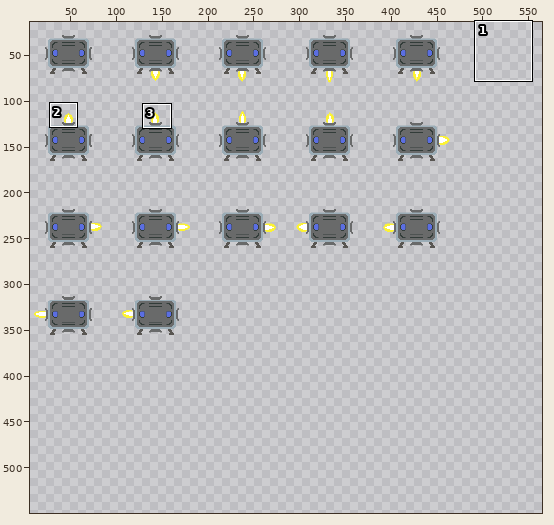
File history of a sprite sheet, public/assets/sprite_rocket_omin.png. Above: a wide view before the commit, with the close-up outlined.
Close-up. Before:
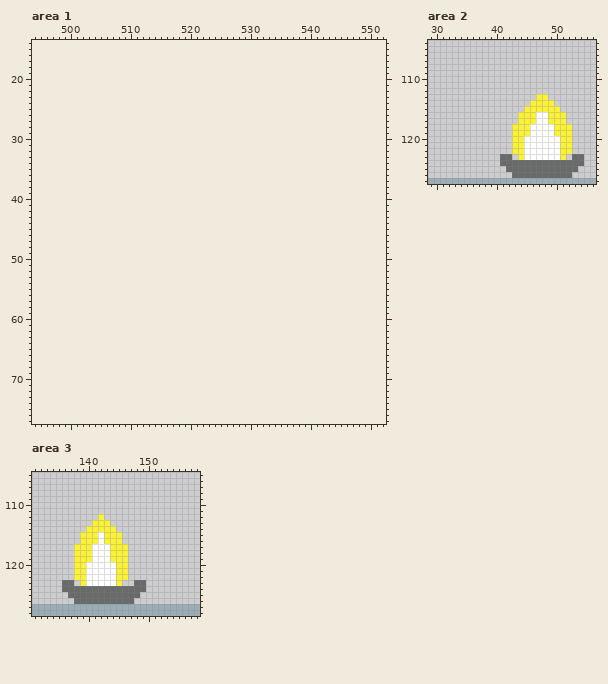
The file is 476x381 pixels. Shown: area 1: x 494..552, y 14..77; area 2: x 29..56, y 104..127; area 3: x 131..158, y 105..128. The old version is drawn lined up with the new one, on the new canvas. The wide view leaves out empty margins. The commit also changed other parts of the picture, which this record leaves out.
Once edited:
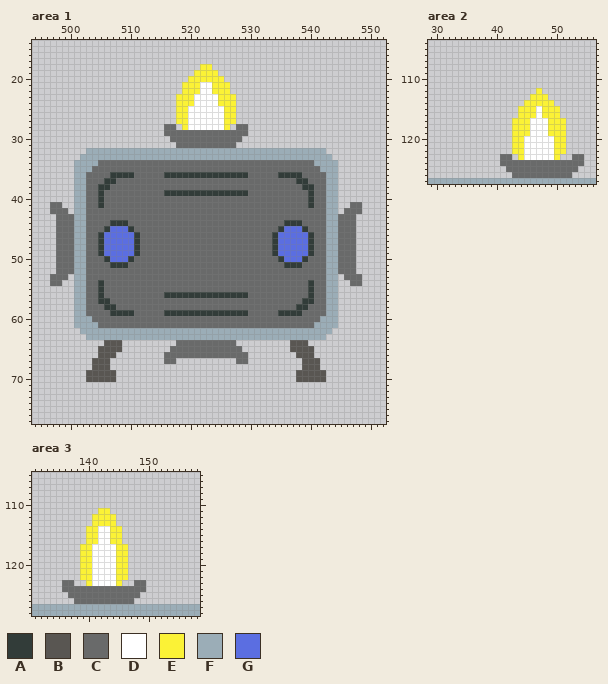
Palette (. is transparent): A #323c39  B #595652  C #696a6a  D #ffffff  E #fbf236  F #9badb7  G #5b6ee1
Difference:
canvas 476x381 -> 571x571
Changed rows in their new state; - is an unchanged pixel.
Area 1:
first column x 497:
18 -------------------------EE-------------------------
19 ------------------------EEEE------------------------
20 -----------------------EEEEEE-----------------------
21 ----------------------EEEDDEEE----------------------
22 ----------------------EEEDDEEE----------------------
23 ---------------------EEEDDDDEEE---------------------
24 ---------------------EEEDDDDEEE---------------------
25 ---------------------EEDDDDDDEE---------------------
26 ---------------------EEDDDDDDEE---------------------
27 ---------------------EEDDDDDDEE---------------------
28 -------------------CC-EDDDDDDE-CC-------------------
29 -------------------CCCCCCCCCCCCCC-------------------
30 --------------------CCCCCCCCCCCC--------------------
31 ---------------------CCCCCCCCCC---------------------
32 ------FFFFFFFFFFFFFFFFFFFFFFFFFFFFFFFFFFFFFFFF------
33 -----FFFFFFFFFFFFFFFFFFFFFFFFFFFFFFFFFFFFFFFFFF-----
34 ----FFFFCCCCCCCCCCCCCCCCCCCCCCCCCCCCCCCCCCCCFFFF----
35 ----FFFCCCCCCCCCCCCCCCCCCCCCCCCCCCCCCCCCCCCCCFFF----
36 ----FFCCCCAAAACCCCCAAAAAAAAAAAAAACCCCCAAAACCCCFF----
37 ----FFCCCAACCCCCCCCCCCCCCCCCCCCCCCCCCCCCCAACCCFF----
38 ----FFCCAACCCCCCCCCCCCCCCCCCCCCCCCCCCCCCCCAACCFF----
39 ----FFCCACCCCCCCCCCAAAAAAAAAAAAAACCCCCCCCCCACCFF----
40 ----FFCCACCCCCCCCCCCCCCCCCCCCCCCCCCCCCCCCCCACCFF----
41 CC--FFCCACCCCCCCCCCCCCCCCCCCCCCCCCCCCCCCCCCACCFF--CC
42 CCC-FFCCCCCCCCCCCCCCCCCCCCCCCCCCCCCCCCCCCCCCCCFF-CCC
43 -CCCFFCCCCCCCCCCCCCCCCCCCCCCCCCCCCCCCCCCCCCCCCFFCCC-
44 -CCCFFCCCCAAACCCCCCCCCCCCCCCCCCCCCCCCCCAAACCCCFFCCC-
45 -CCCFFCCCAGGGACCCCCCCCCCCCCCCCCCCCCCCCAGGGACCCFFCCC-
46 -CCCFFCCAGGGGGACCCCCCCCCCCCCCCCCCCCCCAGGGGGACCFFCCC-
47 -CCCFFCCAGGGGGACCCCCCCCCCCCCCCCCCCCCCAGGGGGACCFFCCC-
48 -CCCFFCCAGGGGGACCCCCCCCCCCCCCCCCCCCCCAGGGGGACCFFCCC-
49 -CCCFFCCAGGGGGACCCCCCCCCCCCCCCCCCCCCCAGGGGGACCFFCCC-
50 -CCCFFCCCAGGGACCCCCCCCCCCCCCCCCCCCCCCCAGGGACCCFFCCC-
51 -CCCFFCCCCAAACCCCCCCCCCCCCCCCCCCCCCCCCCAAACCCCFFCCC-
52 -CCCFFCCCCCCCCCCCCCCCCCCCCCCCCCCCCCCCCCCCCCCCCFFCCC-
53 CCC-FFCCCCCCCCCCCCCCCCCCCCCCCCCCCCCCCCCCCCCCCCFF-CCC
54 CC--FFCCACCCCCCCCCCCCCCCCCCCCCCCCCCCCCCCCCCACCFF--CC
55 ----FFCCACCCCCCCCCCCCCCCCCCCCCCCCCCCCCCCCCCACCFF----
56 ----FFCCACCCCCCCCCCAAAAAAAAAAAAAACCCCCCCCCCACCFF----
57 ----FFCCAACCCCCCCCCCCCCCCCCCCCCCCCCCCCCCCCAACCFF----
58 ----FFCCCAACCCCCCCCCCCCCCCCCCCCCCCCCCCCCCAACCCFF----
59 ----FFCCCCAAAACCCCCAAAAAAAAAAAAAACCCCCAAAACCCCFF----
60 ----FFFCCCCCCCCCCCCCCCCCCCCCCCCCCCCCCCCCCCCCCFFF----
61 ----FFFFCCCCCCCCCCCCCCCCCCCCCCCCCCCCCCCCCCCCFFFF----
62 -----FFFFFFFFFFFFFFFFFFFFFFFFFFFFFFFFFFFFFFFFFF-----
63 ------FFFFFFFFFFFFFFFFFFFFFFFFFFFFFFFFFFFFFFFF------
64 ---------BBB---------CCCCCCCCCC---------BBB---------
65 --------BBBB--------CCCCCCCCCCCC--------BBBB--------
66 --------BBB--------CCCCCCCCCCCCCC--------BBB--------
67 -------BBB---------CC----------CC---------BBB-------
68 -------BBB--------------------------------BBB-------
69 ------BBBBB------------------------------BBBBB------
70 ------BBBBB------------------------------BBBBB------
Area 2:
first column x 43:
112 ----E-----
113 ---E------
114 --E-------
115 -E--D-----
116 -----E--.-
117 E--D------
118 ------E--.
119 ------E--.
120 -------E-.
121 -------E-.
122 -------E-.
123 -------E.-
Area 3:
first column x 138:
111 ----EE--
112 ---E-EE-
113 ------E-
114 ----DD-E
115 -.---D--
116 -.---D--
117 .-----D-
118 .-----D-
119 .-----D-
120 .-E-----
121 .-E-----
122 .-E-----
123 -.E-----
Where, in picture pixels (left, top, right, bottom), the same in both close-ups:
added: (50, 64, 362, 382)
changed: (512, 88, 572, 160)
changed: (74, 508, 122, 586)
